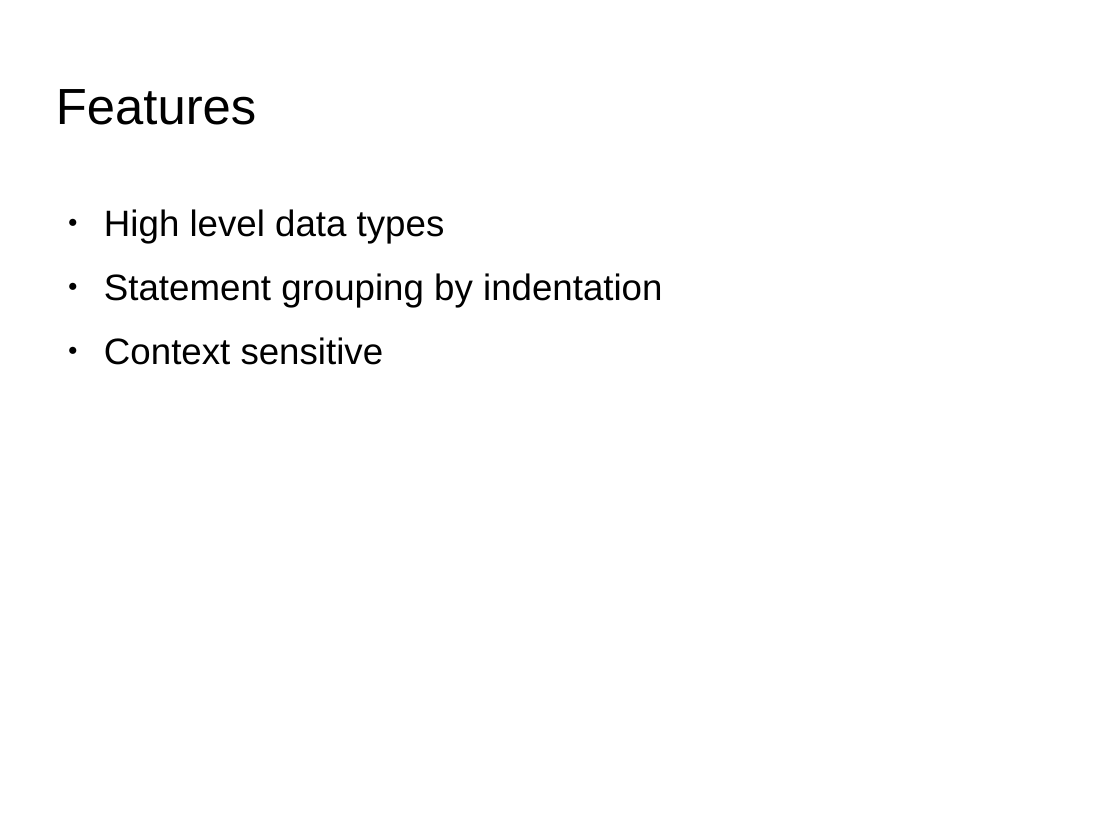
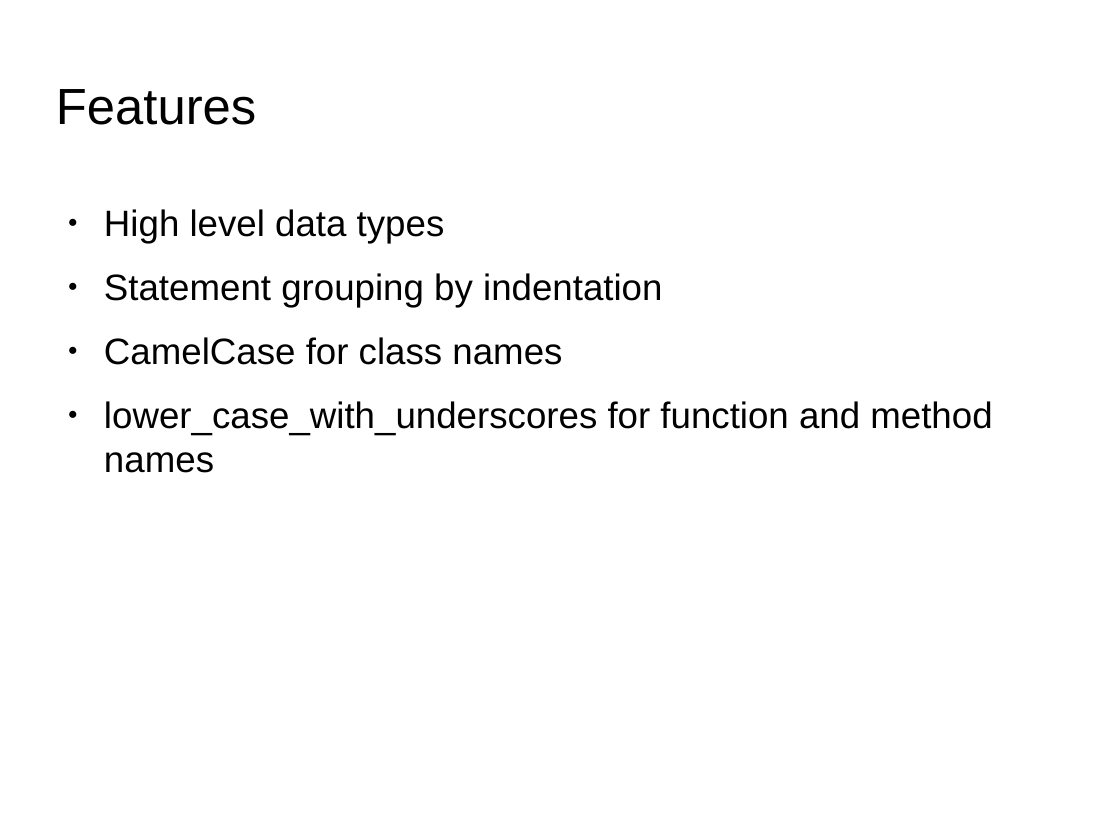
Before and after one commit to shikha-desai/Internship_PreWork, a slide deck: slide 4 of Python/Python_Notes.odp (slide 3 before the commit). Drawn at 1120x840 pixels with LibreOffice and Linux fonts; fonts in the diff are those of the drawing; background and template pictures are left out. Boxes give left, top, right and bottom in pixels: in the first picture for what was removed or moved away, otherwise in the second. Text is boxed around its words. In the diff, an @@ line names an element or a change of style, - is before the commit and + after.

```diff
--- a/Python/Python_Notes.odp
+++ b/Python/Python_Notes.odp
@@ text at box(104, 337, 992, 473): text changed @@
-● Context sensitive
+● CamelCase for class names
+● lower_case_with_underscores for function and method names
```
Also in this commit, not shown: 9 other slides changed, 24 slides added, 3 other files.
